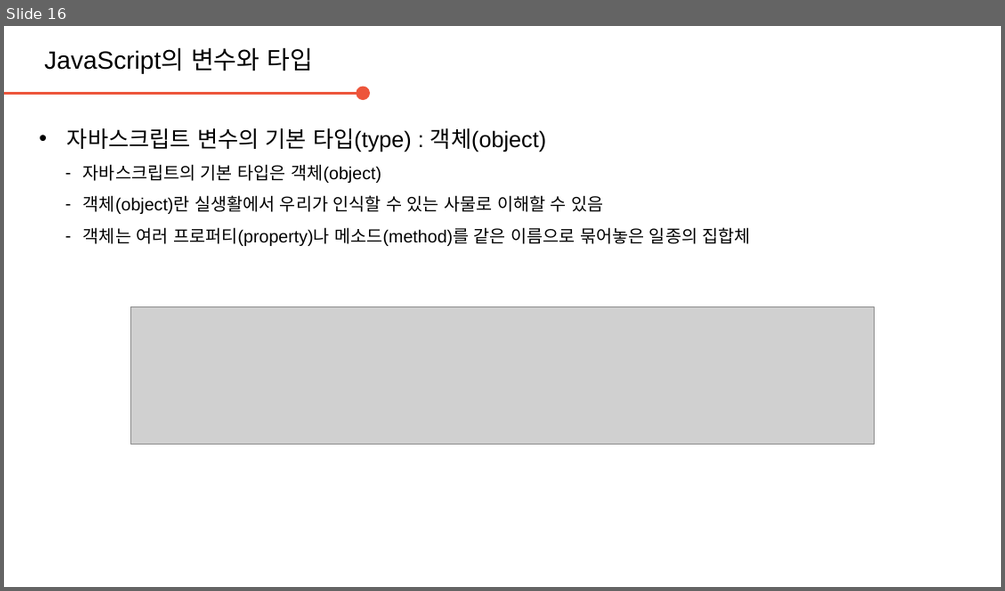
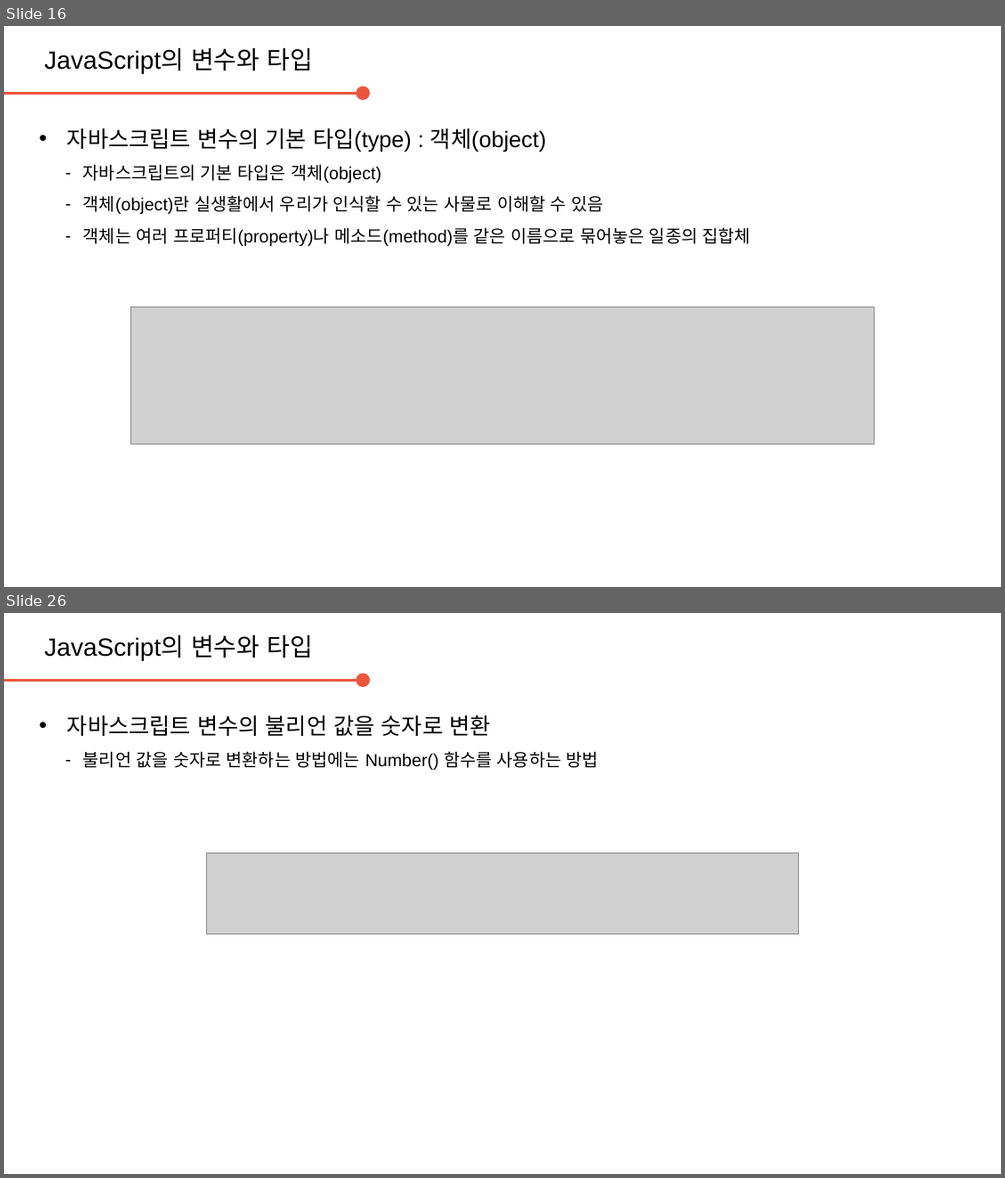
Before and after one commit to daegukdo/GCWM, a slide deck: 31/200803_JavaScript_variable_type.pptx. Shown one above the other, each under a label of ours: slide 16 before the commit, slides 16 and 26 after it; the slides between them are not shown. The pictures are 1005x591 and 1005x1178 pixels, drawn with LibreOffice and Linux fonts; fonts in the diff are those of the drawing; grey boxes stand for pictures; background and template pictures are left out. Boxes give left, top, right and bottom in pixels: in the first picture for what was removed or moved away, otherwise in the second. Text is boxed around its words. In the diff, an @@ line names an element or a change of style, - is before the commit and + after.

Commit message:
get coding with me  - edit JavaScript resource (variable and type)

```diff
--- a/31/200803_JavaScript_variable_type.pptx
+++ b/31/200803_JavaScript_variable_type.pptx
@@ slide 26 added at (4, 613, 1001, 1174), background #FFFFFF @@
@@ text added at (44, 634, 313, 660), 20 pt, text #000000 @@
+JavaScript의 변수와 타입
@@ arrow added from (4, 681) to (363, 681), #ED553B 2.25 pt @@
@@ text added at (67, 715, 599, 770), 14 pt, text #000000 @@
+• 자바스크립트 변수의 불리언 값을 숫자로 변환
+  – 불리언 값을 숫자로 변환하는 방법에는 Number() 함수를 사용하는 방법
@@ picture added at (207, 853, 798, 934) @@
```
Also in this commit, not shown: 1 slide changed, 8 other slides added, 1 other file.
